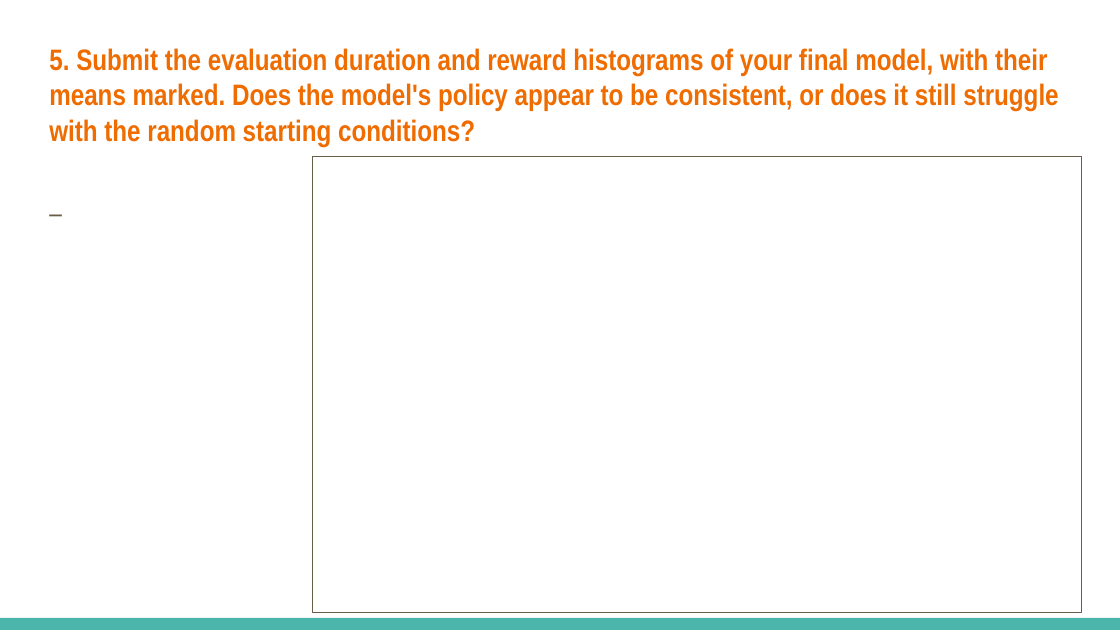
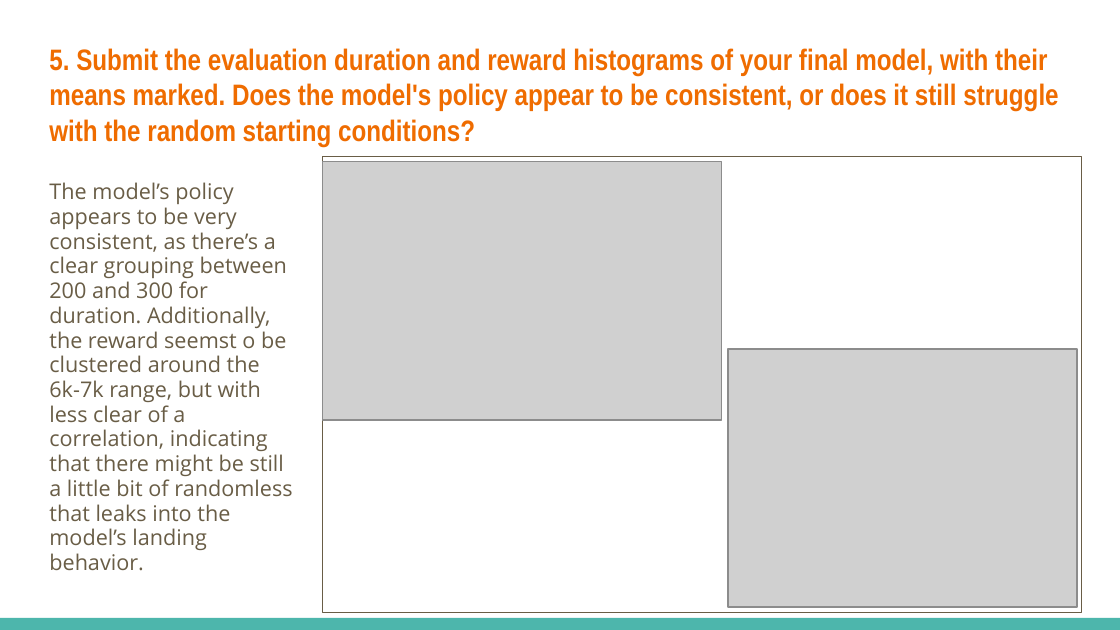
Before and after one commit to eding42/ece157b-hw4, a slide deck: slide 8 of Homework_4_Slides_Template.pptx. Drawn at 1120x630 pixels with LibreOffice and Linux fonts; fonts in the diff are those of the drawing; grey boxes stand for pictures. Boxes give left, top, right and bottom in pixels: in the first picture for what was removed or moved away, otherwise in the second. Text is boxed around its words. In the diff, an @@ line names an element or a change of style, - is before the commit and + after.

```diff
--- a/Homework_4_Slides_Template.pptx
+++ b/Homework_4_Slides_Template.pptx
@@ rectangle: place and size @@
-rectangle at [312,157,1082,613]
+rectangle at [323,157,1082,613]
@@ picture added at [323,161,721,420] @@
@@ text at [49,182,292,571]: text changed; size 18 to 13.9 pt @@
-_
+The model’s policy appears to be very consistent, as there’s a clear grouping between 200 and 300 for duration. Additionally, the reward seemst o be clustered around the 6k-7k range, but with less clear of a correlation, indicating that there might be still a little bit of randomless that leaks into the model’s landing behavior.
@@ picture added at [728,349,1077,608] @@
```
Also in this commit, not shown: 23 other files.
